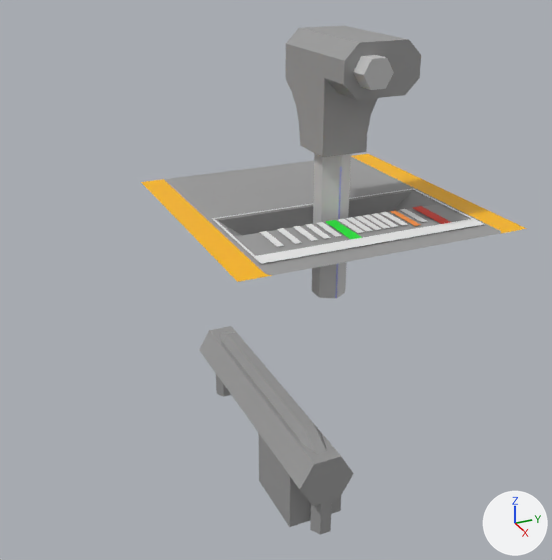
An edit to the Blender file blender/train_controller_handle.blend, drawn before and after from the same camera.
Before and after are seen from a camera (50 mm lens) standing at (0.569, -0.296, 0.343) and looking at (0.015, -0.047, 0.066). Arrows for +X, +Y and +Z are at lower right; the lights stay in place.

Names of what the first picture shows: 'decorative1', 'decorative2', 'type1_base', 'type1_dynamic1', 'type1_dynamic2'.
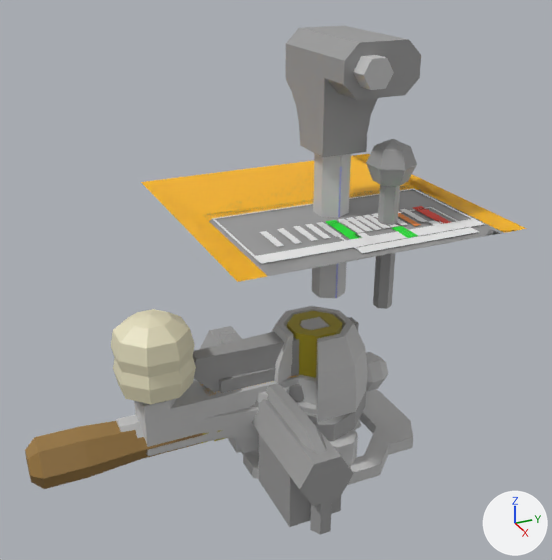
Commit message: ドラムスイッチのmeshだけ作成

What differs and where, as boxes (x1, y1, x2, y2) in the pictures (552 x 560 px):
'type2_base', shown: after (142, 154, 527, 282)
'type5_dynamic1', shown: after (111, 309, 361, 456)
'type3_dynamic2', shown: after (25, 311, 342, 489)
'type3_base', shown: after (272, 306, 367, 441)
'master_controller_2_dynamic', added: after (113, 356, 312, 442)
'reverser_1_dynamic', added: after (366, 139, 417, 309)
'type5_base', shown: after (228, 390, 413, 485)
'lever_switch_2_dynamic', added: after (193, 317, 359, 392)
'lever_switch_5_dynamic', added: after (219, 363, 299, 393)
'lever_switch_1_dynamic', added: after (241, 352, 388, 455)
'type6_dynamic', shown: after (329, 429, 358, 466)
'type5_dynamic2', shown: after (116, 415, 144, 438)
'type3_dynamic1', shown: after (300, 317, 329, 330)
'lever_switch_4_dynamic', added: after (250, 384, 304, 407)
'lever_switch_3_dynamic', added: after (200, 375, 297, 396)
'type1_base', unchanged, covered by the edit: before (141, 154, 527, 282); after (141, 154, 522, 280)

The change, as a list of edits to the scene's bpy script:
```text
Change ob_type2_base:
    remove ob_type2_base.hide_set(True)  # its collection is switched off
Change ob_type3_base:
    remove ob_type3_base.hide_set(True)  # its collection is switched off
Change ob_type3_dynamic2:
    remove ob_type3_dynamic2.hide_set(True)  # its collection is switched off
Change ob_type3_dynamic1:
    remove ob_type3_dynamic1.hide_set(True)  # its collection is switched off
Change ob_type5_dynamic1:
    remove ob_type5_dynamic1.hide_set(True)  # its collection is switched off
Change ob_type5_base:
    remove ob_type5_base.hide_set(True)  # its collection is switched off
Change ob_type5_dynamic2:
    remove ob_type5_dynamic2.hide_set(True)  # its collection is switched off
Change ob_type6_dynamic:
    remove ob_type6_dynamic.hide_set(True)  # its collection is switched off
Add ob_master_controller_2_dynamic:
    ob_master_controller_2_dynamic = bpy.data.objects.new('master_controller_2_dynamic', me_立方体_008_1)  # 117 vertices, 99 faces; spans x -0.037..0.05, y -0.19..0.037, z 0.0..0.151; in mat_material_lightgray (light grey #c8c8c8), mat_material_cream_yellow (beige #e7e1c1)
    ob_master_controller_2_dynamic.location = (0.0, 0.0, -0.125)
Add ob_reverser_1_dynamic:
    ob_reverser_1_dynamic = bpy.data.objects.new('reverser_1_dynamic', me_円柱_1)  # 31 vertices, 30 faces; spans x 0.01..0.05, y 0.0127..0.0473, z 0.05..0.195; in mat_material_darkgray (grey #9d9d9d)
    ob_reverser_1_dynamic.location = (0.0375, 0.0, 0.0)
Add ob_lever_switch_5_dynamic:
    ob_lever_switch_5_dynamic = bpy.data.objects.new('lever_switch_5_dynamic', me_円柱_011)  # 34 vertices, 26 faces; spans x -0.1..0.0217, y -0.025..0.025, z -0.125..-0.025; in mat_material_lightgray (light grey #c8c8c8), mat_material_darkgray (grey #9d9d9d), mat_material_white (white #efefef)
    ob_lever_switch_5_dynamic.location = (0.0, 0.0, 0.0)
    ob_lever_switch_5_dynamic.rotation_euler = (0.0, 0.0, 1.571)  # degrees (0, 0, 90)
Add ob_lever_switch_4_dynamic:
    ob_lever_switch_4_dynamic = bpy.data.objects.new('lever_switch_4_dynamic', me_立方体_013)  # 41 vertices, 32 faces; spans x -0.0035..0.0226, y -0.1075..0.0364, z -0.125..-0.0388; in mat_material_darkgray (grey #9d9d9d), mat_material_white (white #efefef); modifiers MIRROR
    ob_lever_switch_4_dynamic.location = (0.0, 0.0, 0.0)
Add ob_lever_switch_3_dynamic:
    ob_lever_switch_3_dynamic = bpy.data.objects.new('lever_switch_3_dynamic', me_円柱_005)  # 33 vertices, 25 faces; spans x -0.1125..0.02, y -0.0162..0.0162, z -0.125..-0.0375; in mat_material_lightgray (light grey #c8c8c8), mat_material_base1 (yellow #ffbb00), mat_material_color2 (yellow #cdba00)
    ob_lever_switch_3_dynamic.location = (0.0, 0.0, 0.0)
    ob_lever_switch_3_dynamic.rotation_euler = (0.0, 0.0, 1.571)  # degrees (0, 0, 90)
Add ob_lever_switch_2_dynamic:
    ob_lever_switch_2_dynamic = bpy.data.objects.new('lever_switch_2_dynamic', me_円柱_007)  # 36 vertices, 27 faces; spans x 0.0..0.022, y -0.125..0.044, z -0.125..0.0; in mat_material_lightgray (light grey #c8c8c8), mat_material_darkgray (grey #9d9d9d); modifiers MIRROR, DECIMATE
    ob_lever_switch_2_dynamic.location = (0.0, 0.0, 0.0)
Add ob_lever_switch_1_dynamic:
    ob_lever_switch_1_dynamic = bpy.data.objects.new('lever_switch_1_dynamic', me_円)  # 61 vertices, 58 faces; spans x -0.0261..0.063, y -0.0261..0.1234, z -0.125..-0.0438; in mat_material_lightgray (light grey #c8c8c8), mat_material_darkgray (grey #9d9d9d)
    ob_lever_switch_1_dynamic.location = (0.0, -0.05, 0.0)
    ob_lever_switch_1_dynamic.rotation_euler = (0.0, 0.0, 0.393)  # degrees (0, 0, 23)
```
